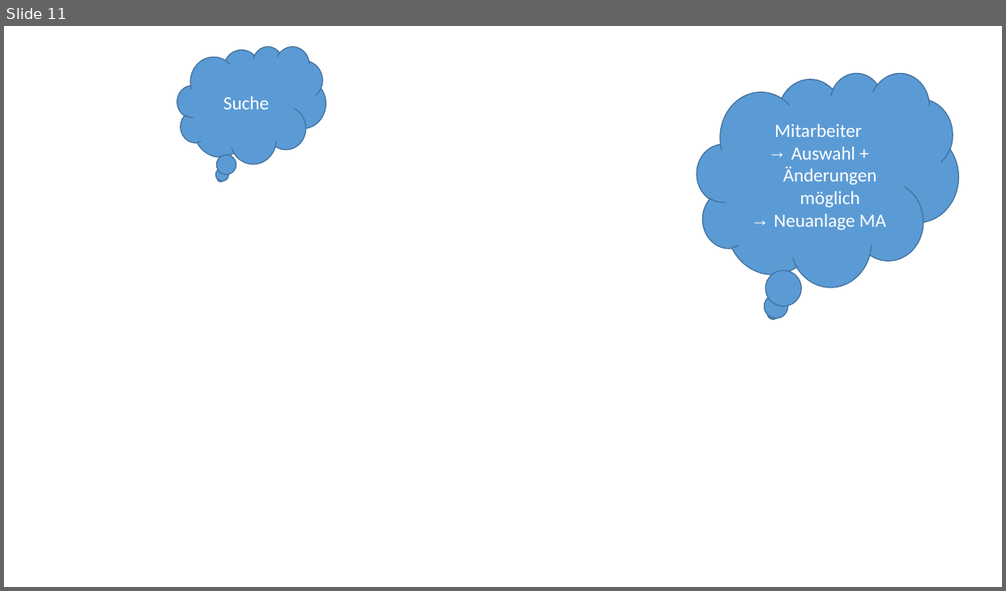
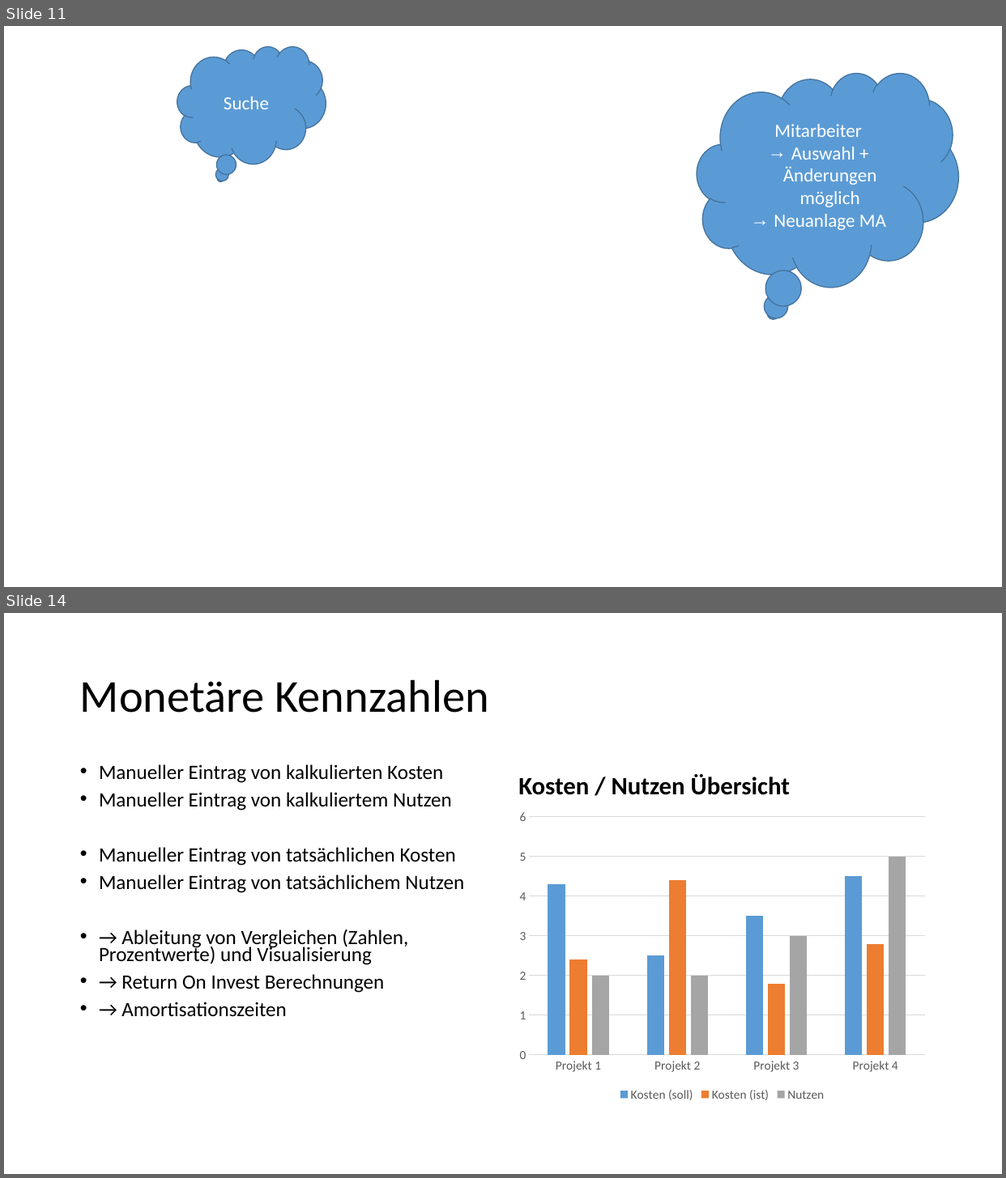
Before and after one commit to Masterarth/PM, a slide deck: documents/projectmanagement/Praesentationen/Vorstellung_9ter.pptx. Shown one above the other, each under a label of ours: slide 11 before the commit, slides 11 and 14 after it; the slides between them are not shown. The pictures are 1006x591 and 1006x1178 pixels, drawn with LibreOffice and Linux fonts; fonts in the diff are those of the drawing; background and template pictures are left out. Boxes give left, top, right and bottom in pixels: in the first picture for what was removed or moved away, otherwise in the second. Text is boxed around its words. In the diff, an @@ line names an element or a change of style, - is before the commit and + after.

```diff
--- a/documents/projectmanagement/Praesentationen/Vorstellung_9ter.pptx
+++ b/documents/projectmanagement/Praesentationen/Vorstellung_9ter.pptx
@@ slide 14 added at [4,613,1002,1174], background #FFFFFF @@
@@ title added at [80,679,488,713], 44 pt, text #000000 @@
+Monetäre Kennzahlen
@@ text added at [99,764,464,1017], 19.6 pt, text #000000 @@
+• Manueller Eintrag von kalkulierten Kosten
+• Manueller Eintrag von kalkuliertem Nutzen
+• Manueller Eintrag von tatsächlichen Kosten
+• Manueller Eintrag von tatsächlichem Nutzen
+• → Ableitung von Vergleichen (Zahlen, Prozentwerte) und Visualisierung
+• → Return On Invest Berechnungen
+• → Amortisationszeiten
@@ text added at [518,774,790,795], 24 pt, text #000000, bold @@
+Kosten / Nutzen Übersicht
@@ column chart added at [512,804,934,1105] @@
+categories: Projekt 1, Projekt 2, Projekt 3, Projekt 4
+Kosten (soll): 4.3, 2.5, 3.5, 4.5
+Kosten (ist): 2.4, 4.4, 1.8, 2.8
+Nutzen: 2, 2, 3, 5
```
Also in this commit, not shown: 14 other slides added, 7 other files.
